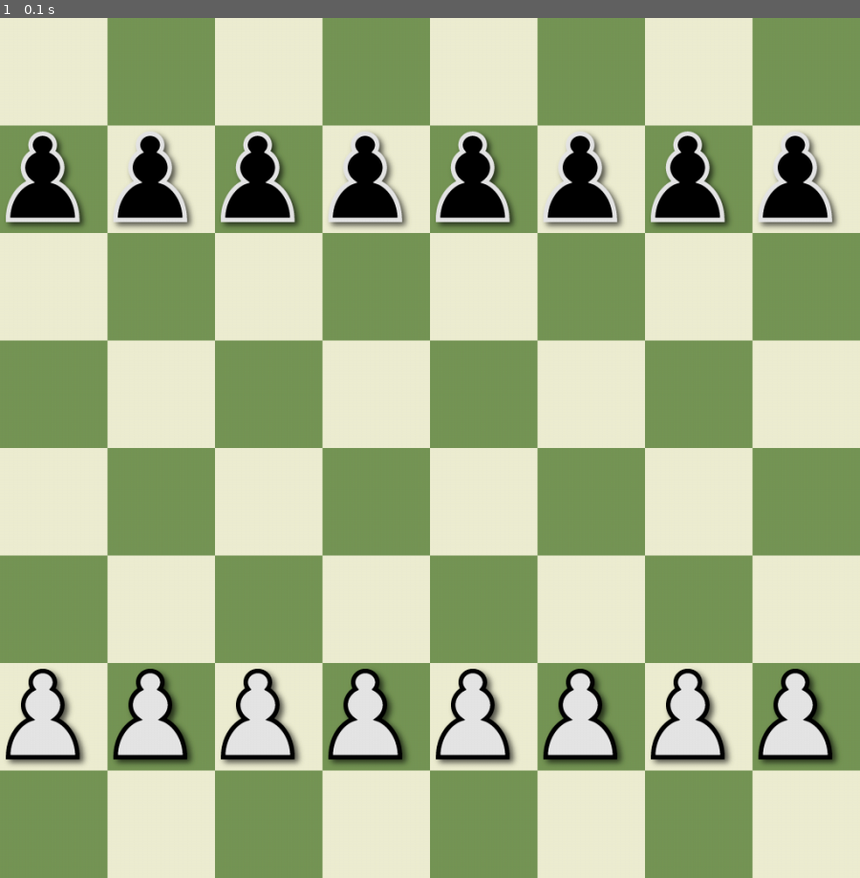
Above: before the commit, frame 1.
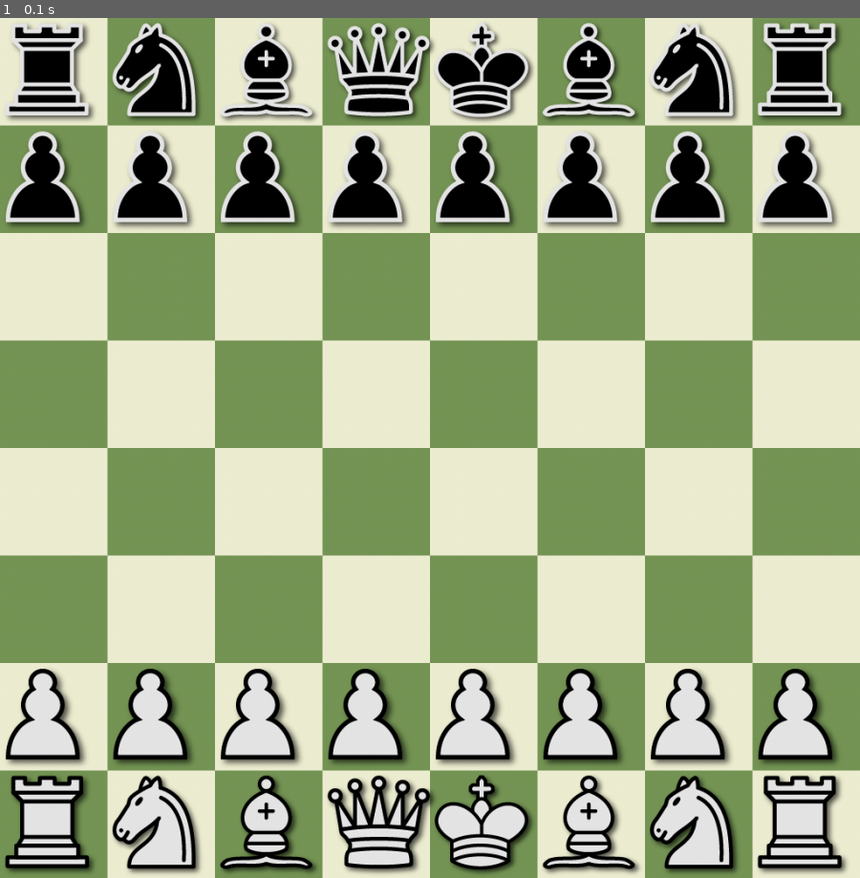
Above: after the commit, the same moment.

Repository: developer-egg/pygame-chess
Game: pygame game, started from main.py
The game is run twice, just before and just after one commit, with the same random seed, the same clock (stepped at 60 frames per second) and the same inputs.
Inputs:
- Up to frame 1 (0.1 s): no input

The runs differ from the first frame. In frame 1, 11% of the frame differs, in the area x 0-99%, y 0-100%.

Commit message:
Implemented knight movement

Diff:
--- a/main.py
+++ b/main.py
@@ -130,8 +130,13 @@
     black_queen = pygame.image.load("images/b_queen_png_shadow_128px.png")
     black_king = pygame.image.load("images/b_king_png_shadow_128px.png")
 
-    bottom_row_order = [white_rook, white_knight, white_bishop, white_queen, white_king, white_bishop, white_knight,
+    row_order_strings = ["rook", "knight", "bishop", "queen", "king", "bishop", "knight", "rook"]
+
+    white_row_order = [white_rook, white_knight, white_bishop, white_queen, white_king, white_bishop, white_knight,
                         white_rook]
+
+    black_row_order = [black_rook, black_knight, black_bishop, black_queen, black_king, black_bishop, black_knight,
+                       black_rook]
 
     if not has_drawn_initial_pieces:
         for board_square in board[6]:
@@ -144,6 +149,19 @@
             board_square.piece = piece.Piece("pawn", white_pawn, (top_x, top_y), (board_location), [], "white")
             screen.blit(white_pawn, (board_square.piece.actual_location[0], board_square.piece.actual_location[1]))
 
+        row_order_index = 0
+
+        for board_square in board[7]:
+            # add one so that the point is not on the edge
+            top_x = board_square.top_left[0] + 1
+            top_y = board_square.top_left[1] + 1
+
+            board_location = find_square_by_pos((top_x, top_y))
+
+            board_square.piece = piece.Piece(row_order_strings[row_order_index], white_row_order[row_order_index], (top_x, top_y), (board_location), [], "white")
+            row_order_index += 1
+
+
         for board_square in board[1]:
             # add one so that the point is not on the edge
             top_x = board_square.top_left[0] + 1
@@ -153,6 +171,18 @@
 
             board_square.piece = piece.Piece("pawn", black_pawn, (top_x, top_y), (board_location), [], "black")
             screen.blit(white_pawn, (board_square.piece.actual_location[0], board_square.piece.actual_location[1]))
+
+        row_order_index = 0
+
+        for board_square in board[0]:
+            # add one so that the point is not on the edge
+            top_x = board_square.top_left[0] + 1
+            top_y = board_square.top_left[1] + 1
+
+            board_location = find_square_by_pos((top_x, top_y))
+
+            board_square.piece = piece.Piece(row_order_strings[row_order_index], black_row_order[row_order_index], (top_x, top_y), (board_location), [], "black")
+            row_order_index += 1
 
         has_drawn_initial_pieces = True
 
--- a/piece.py
+++ b/piece.py
@@ -50,3 +50,20 @@
 
             if left_diagonal_square is not None and left_diagonal_square.piece is not None:
                 self.legal_moves.append(left_diagonal_square.piece.board_location)
+
+        elif self.type == "knight":
+            # for bishop and rook, make a loop and use multiplication or powers to generate this list
+            positions_to_check = [(1, 2), (-1, 2), (1, -2), (-1, -2), (2, 1), (2, -1), (-2, 1), (-2, -1)]
+
+            for pos in positions_to_check:
+                posX = pos[0]
+                posY = pos[1]
+
+                try:
+                    # first test if the square exists
+                    board[board_location_y + posY][board_location_x + posX]
+
+                    # make sure board coords are not inverted for this one
+                    self.legal_moves.append((board_location_x + posX, board_location_y + posY))
+                except IndexError:
+                    pass
